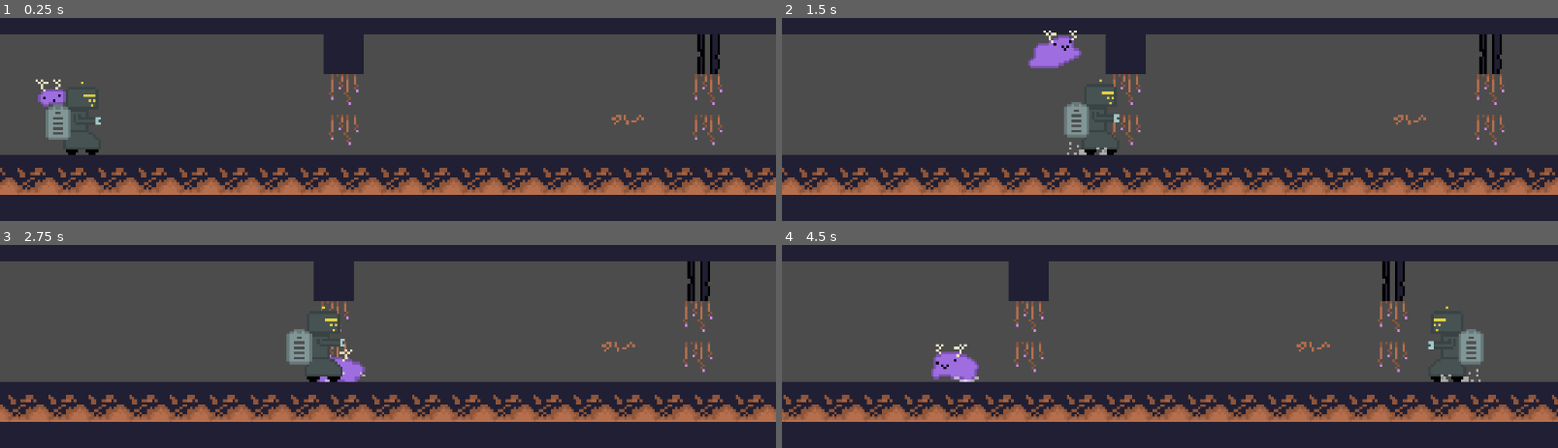
Above: before the commit, frames 1-4 (two rows, left to right).
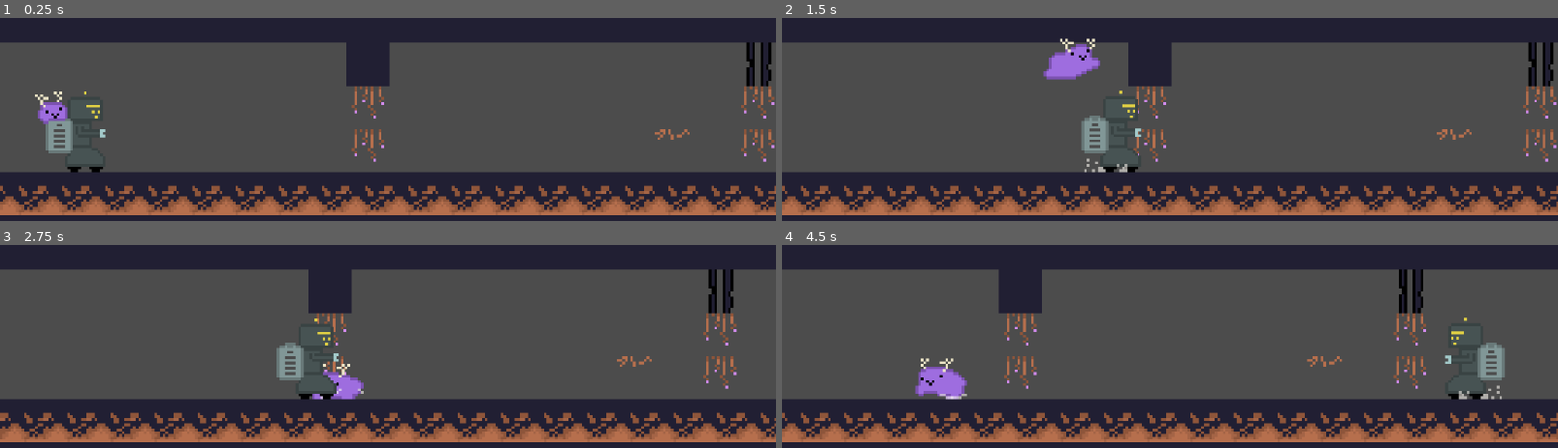
Above: after the commit, the same moments.

Repository: CreatureGames/the-creature
Game: Godot game, scene res://nodes/levels/Level2.tscn
Same seed, same stepped clock (60 frames per second), same inputs: the game is played once before the commit and once after it. This scene is started directly instead of the project's main scene.
Inputs:
- Up to frame 1 (0.25 s): no input
- Up to frame 2 (1.5 s): hold E (interact) 0.53-1.28 s; hold D (move_right) from 0.53 s (still down); tap Space (jump) at 0.77, 1.07 s; tap F (swap) at 1.35 s
- Up to frame 3 (2.75 s): tap Space (jump) at 1.52, 1.82 s; release D (move_right) at 2.03 s; hold A (move_left) from 2.03 s (still down); hold E (interact) from 2.03 s (still down)
- Up to frame 4 (4.5 s): release A (move_left) at 2.78 s; release E (interact) at 2.78 s; hold D (move_right) 2.78-4.28 s; tap F (swap) at 2.85, 4.35 s; tap Space (jump) at 3.02, 3.32, 3.77, 4.07 s; hold E (interact) 3.53-4.28 s; hold A (move_left) from 4.28 s (still down)

The runs differ from the first frame. In frame 1, 31% of the frame differs, in the area x 0-100%, y 8-98%; in frame 2, 32%, in the area x 0-100%, y 6-98%; in frame 3, 30%; in frame 4, 31%.

Commit message:
Put creature on top of tiles

Diff:
--- a/nodes/levels/Level1.tscn
+++ b/nodes/levels/Level1.tscn
@@ -48,7 +48,7 @@
 editor_draw_limits = true
 
 [node name="PlayerCreature" parent="." instance=ExtResource( 3 )]
-position = Vector2( -63, -1 )
+position = Vector2( 241, -20 )
 robot = NodePath("../PlayerRobot")
 
 [node name="PlayerRobot" parent="." instance=ExtResource( 1 )]
--- a/nodes/levels/Level2.tscn
+++ b/nodes/levels/Level2.tscn
@@ -37,7 +37,7 @@
 
 [node name="Camera2D" type="Camera2D" parent="CameraController"]
 current = true
-zoom = Vector2( 0.3, 0.3 )
+zoom = Vector2( 0.28, 0.28 )
 limit_left = 0
 limit_top = 0
 limit_right = 815
@@ -51,15 +51,14 @@
 editor_draw_limits = true
 
 [node name="PlayerCreature" parent="." instance=ExtResource( 3 )]
-position = Vector2( -63, -1 )
+position = Vector2( 472, -11 )
 robot = NodePath("../PlayerRobot")
 
 [node name="PlayerRobot" parent="." instance=ExtResource( 1 )]
-position = Vector2( 33, 79 )
+position = Vector2( 32, 81 )
 creature = NodePath("../PlayerCreature")
 
 [node name="Area2D" type="Area2D" parent="."]
-visible = false
 position = Vector2( 552, 183 )
 collision_layer = 0
 collision_mask = 2
@@ -68,7 +67,6 @@
 polygon = PoolVector2Array( -135, 110, -21, 75, 139, 102, 137, -135, -136, -134 )
 
 [node name="Bat" parent="." instance=ExtResource( 5 )]
-visible = false
 position = Vector2( 608, 56 )
 nav2D = NodePath("../Navigation2D")
 
--- a/nodes/levels/Level3.tscn
+++ b/nodes/levels/Level3.tscn
@@ -54,7 +54,7 @@
 editor_draw_limits = true
 
 [node name="PlayerCreature" parent="." instance=ExtResource( 3 )]
-position = Vector2( -63, -1 )
+position = Vector2( 26, -10 )
 robot = NodePath("../PlayerRobot")
 
 [node name="PlayerRobot" parent="." instance=ExtResource( 1 )]
